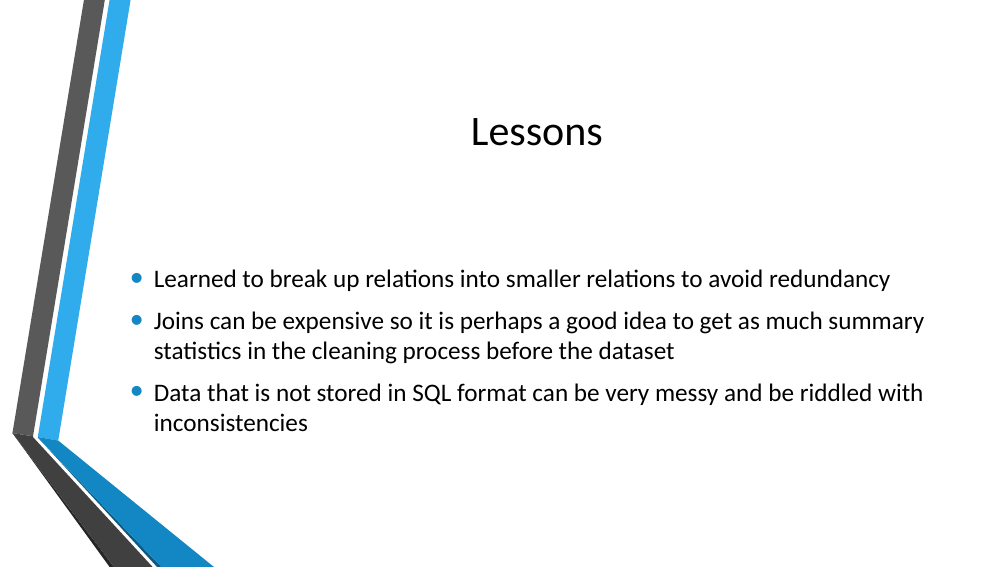
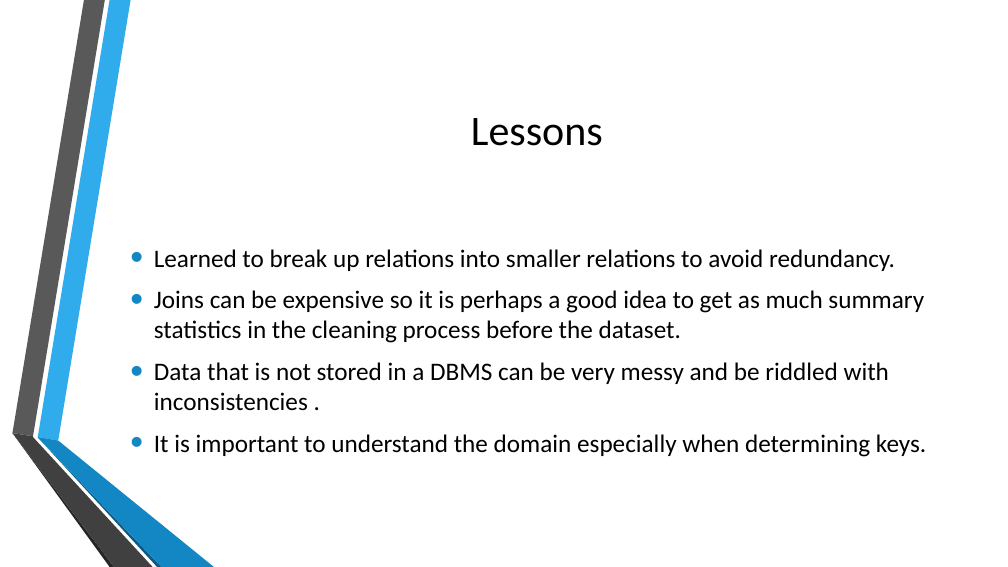
Before and after one commit to SagnikAdusumilli/CSC343-Project, a slide deck: slide 6 of Public Transport in Toronto.pptx. Drawn at 1008x567 pixels with LibreOffice and Linux fonts; fonts in the diff are those of the drawing; background and template pictures are left out. Boxes give left, top, right and bottom in pixels: in the first picture for what was removed or moved away, otherwise in the second. Text is boxed around its words. In the diff, an @@ line names an element or a change of style, - is before the commit and + after.

```diff
--- a/Public Transport in Toronto.pptx
+++ b/Public Transport in Toronto.pptx
@@ text at <box>154,249,926,457</box>: text changed @@
-• Learned to break up relations into smaller relations to avoid redundancy
-• Joins can be expensive so it is perhaps a good idea to get as much summary statistics in the cleaning process before the dataset
-• Data that is not stored in SQL format can be very messy and be riddled with inconsistencies
+• Learned to break up relations into smaller relations to avoid redundancy.
+• Joins can be expensive so it is perhaps a good idea to get as much summary statistics in the cleaning process before the dataset.
+• Data that is not stored in a DBMS can be very messy and be riddled with inconsistencies .
+• It is important to understand the domain especially when determining keys.
```
Also in this commit, not shown: 6 other slides changed, 12 other files.
